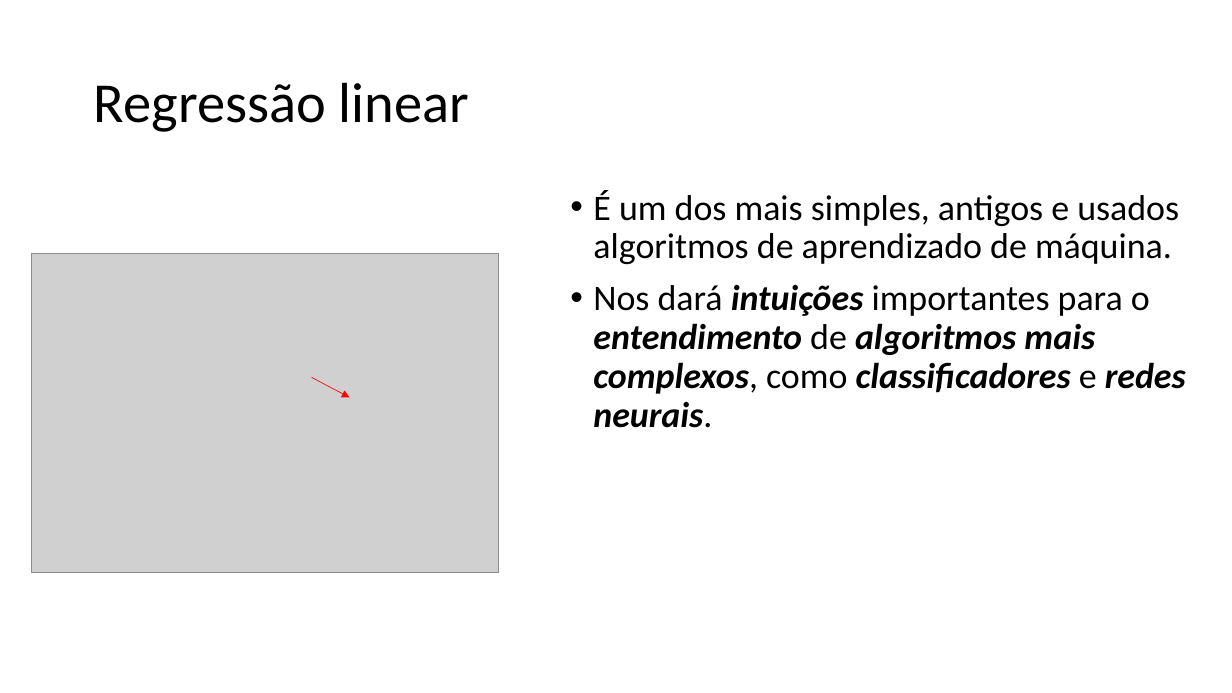
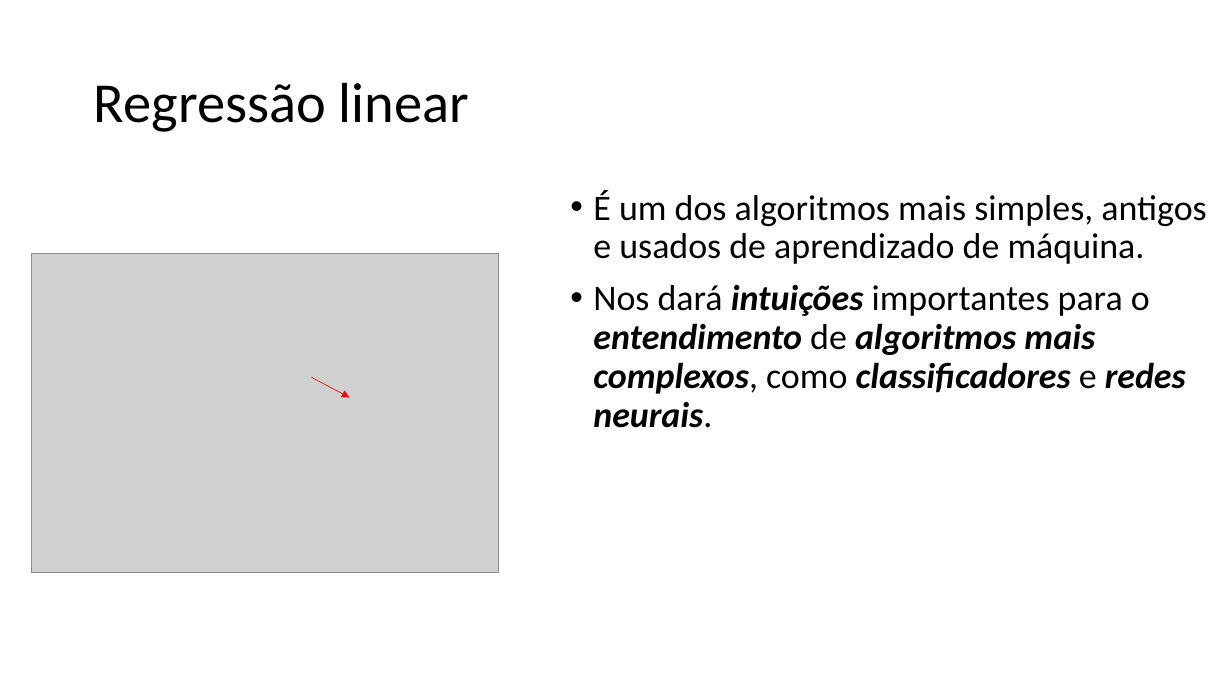
Before and after one commit to zz4fap/c24_inteligencia_artificial, a slide deck: slide 6 of slides/C24_Regressão.pptx. Drawn at 1232x693 pixels with LibreOffice and Linux fonts; fonts in the diff are those of the drawing; grey boxes stand for pictures. Boxes give left, top, right and bottom in pixels: in the first picture for what was removed or moved away, otherwise in the second. Text is boxed around its words. In the diff, an @@ line names an element or a change of style, - is before the commit and + after.

Commit message:
update of slides

```diff
--- a/slides/C24_Regressão.pptx
+++ b/slides/C24_Regressão.pptx
@@ text at bbox=[593, 190, 1206, 264]: text changed @@
-• É um dos mais simples, antigos e usados algoritmos de aprendizado de máquina.
+• É um dos algoritmos mais simples, antigos e usados de aprendizado de máquina.
```
Also in this commit, not shown: 1 other slide changed, 1 slide added.
